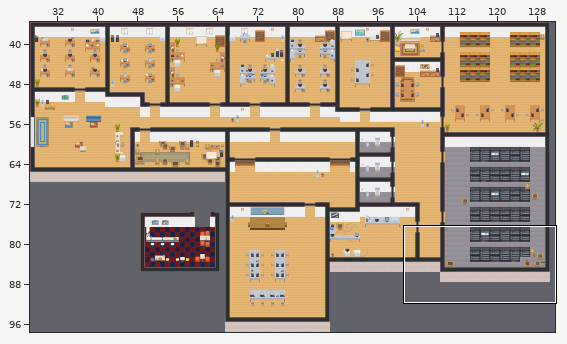
One commit to this Tiled map (JSON): tilesets/123.tmj. The picture above shows the old version from afar; the outline marks the close-up.
Close-up. The starting point:
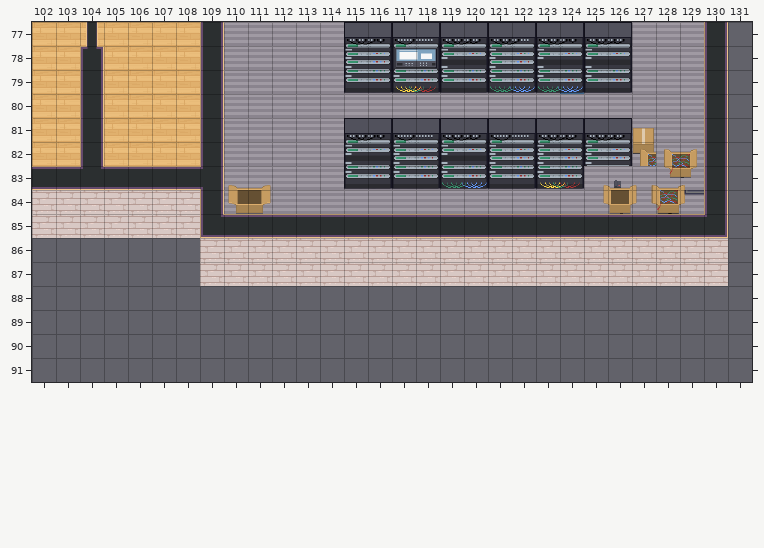
Cells are 32x32 px. Shown: x 102..131, y 77..91. The commit also changed other parts of the map, which this record leaves out.
The same view after the edit:
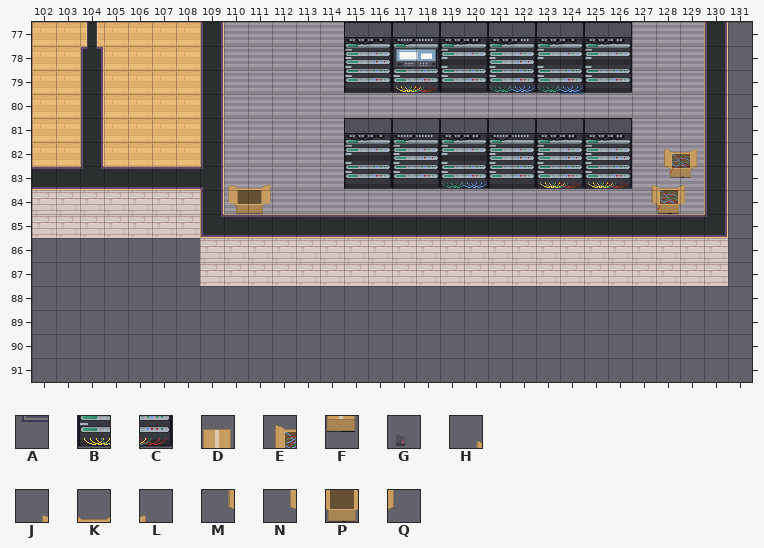
Key: from "server_test": A 58, B 151, C 152, D 166, E 169, F 182, G 198, H 199, J 202, K 203, L 204, M 215, N 218, P 219, Q 220.
_ is an empty cell.
The exact change:
{"where": "layer \"stuff\""}
{"y":81,"x":127,"old":"D","new":"_"}
{"y":82,"x":127,"old":"F","new":"_"}
{"y":83,"x":126,"old":"GH","new":"__"}
{"y":84,"x":127,"old":"M","new":"_"}
{"where": "layer \"stuff1\""}
{"y":82,"x":127,"old":"E","new":"_"}
{"y":83,"x":125,"old":"JKL","new":"__H"}
{"y":84,"x":125,"old":"NPQ","new":"__M"}
{"y":84,"x":129,"old":"A","new":"_"}
{"where": "layer \"stuff2\""}
{"y":83,"x":125,"old":"__","new":"BC"}
